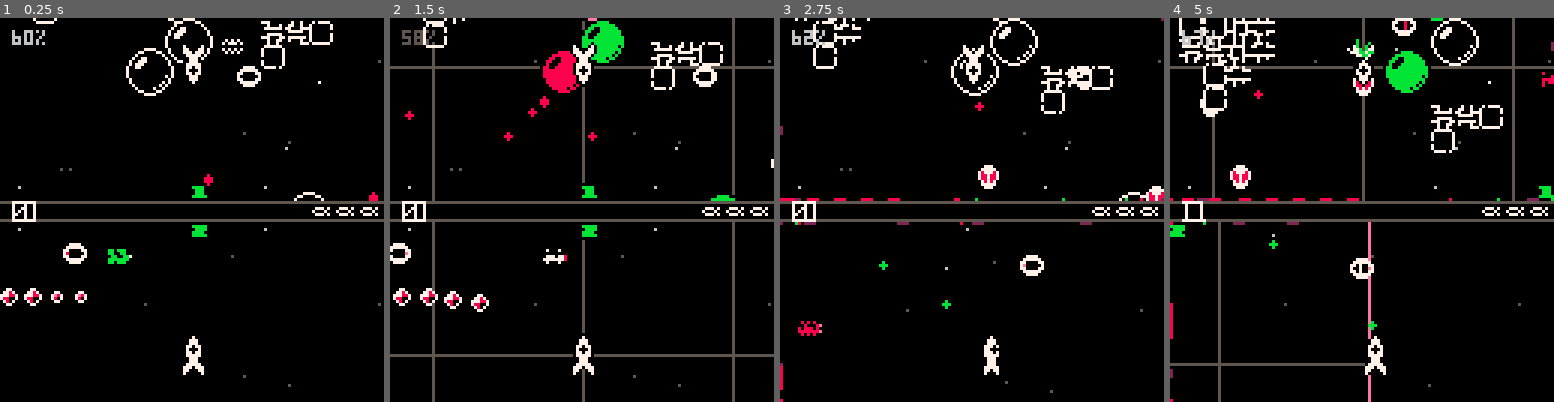
Above: before the commit, frames 1-4 (left to right).
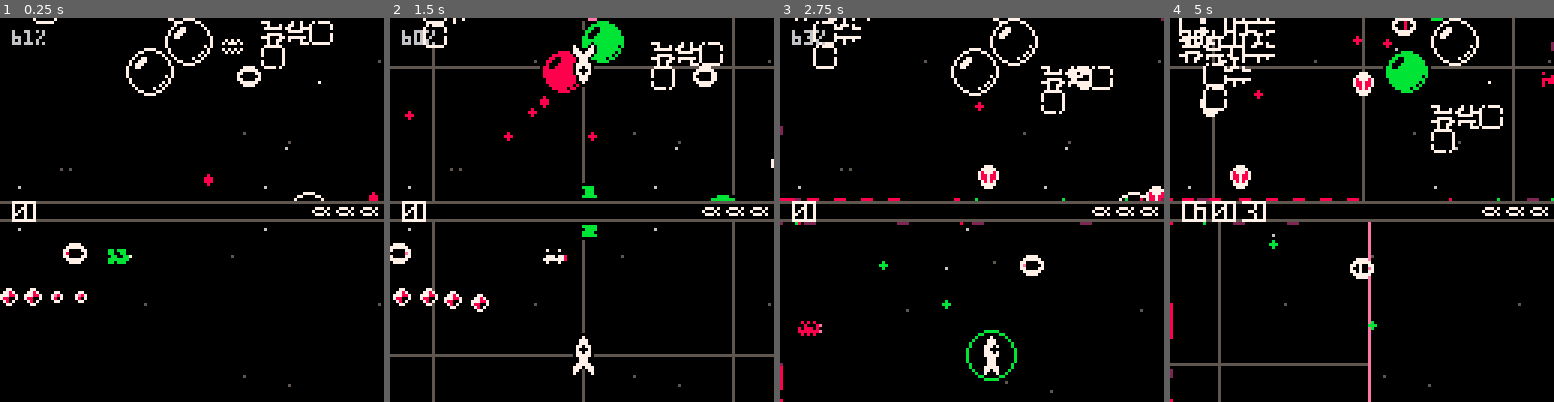
Above: after the commit, the same moments.

Repository: catnipped/friendlyfire
Game: PICO-8 cartridge friendlyfire.p8
Same seed, same stepped clock (60 frames per second), same inputs: the game is played once before the commit and once after it.
Inputs:
- Up to frame 1 (0.25 s): no input
- Up to frame 2 (1.5 s): tap O (Z key) at 0.7 s
- Up to frame 3 (2.75 s): hold Right 1.6-2.1 s; tap O (Z key) at 1.7, 2.1, 2.5 s; hold Up 2.15-2.42 s; hold Right from 2.47 s (still down)
- Up to frame 4 (5 s): tap O (Z key) every 0.4 s from 2.9 to 4.9 s; release Right at 3.03 s; hold Left 3.08-3.58 s; hold Down 3.63-3.97 s; hold Right 4.02-4.68 s; hold Up from 4.73 s (still down)

The runs differ from the first frame. In frame 1, 0.8% of the frame differs, in the area x 6-54%, y 3-93%; in frame 2, 0.2%; in frame 3, 0.6%; in frame 4, 1.6%, in the area x 0-100%, y 3-94%.

Commit message:
now you can die

Diff:
--- a/friendlyfire.p8
+++ b/friendlyfire.p8
@@ -4,8 +4,8 @@
 
 --todo
 --	turret on spacetrash
---	shield system
---  player death
+--	respawn system (fill meter with points)
+--	shield meter
 --  dash
 --	b-button ability
 --  wave system
@@ -55,10 +55,12 @@
 					y = const.bounds[1].y+50,
 				},
 				shield = true,
-				shieldrad = 9,
+				shieldrad = 8,
 				projdir = const.vector.up,
 				cooldown = -1,
-				rateoffire = {0,0.3}
+				rateoffire = {0,0.3},
+				death = false,
+				invulnerable = 0
 			},
 			{ id = 2,
 				type = "player",
@@ -72,10 +74,12 @@
 					y = const.bounds[2].y+50,
 				},
 				shield = true,
-				shieldrad = 9,
+				shieldrad = 8,
 				projdir = const.vector.down,
 				cooldown = -1,
-				rateoffire = {0,0.2}
+				rateoffire = {0,0.2},
+				death = false,
+				invulnerable = 0
 			}
 		},
 		enemies = {},
@@ -200,7 +204,7 @@
 	sectors = updatesectors(sectors, state.enemies)
 	sectors = updatesectors(sectors, state.projectiles)
 
-	lstate.players = updateplayers(lstate.players, lstate.time, events, sectors)
+	lstate = updateplayers(lstate, events, sectors, lstate.time)
 	lstate.enemies = updateenemies(lstate.enemies, lstate, events, sectors)
 	lstate.projectiles = updateprojectiles(lstate.projectiles, sectors)
 
@@ -236,14 +240,16 @@
 
 function updatesectors(sectors, entities)
 	for i in all(entities) do
-		local sector = isinsector(i.x,i.y)
-		if sectors[sector[1]] == nil then
-			sectors[sector[2]] = {}
-		end
-		if sectors[sector[1]][sector[2]] == nil then
-			sectors[sector[1]][sector[2]] = {}
-		end
-		add(sectors[sector[1]][sector[2]],i)
+		if i.death ~= true then
+			local sector = isinsector(i.x,i.y)
+			if sectors[sector[1]] == nil then
+				sectors[sector[2]] = {}
+			end
+			if sectors[sector[1]][sector[2]] == nil then
+				sectors[sector[1]][sector[2]] = {}
+			end
+			add(sectors[sector[1]][sector[2]],i)
+		end
 	end
 	return sectors
 end
@@ -285,45 +291,75 @@
 end
 
 -- player
-function updateplayers(p, time, events)
-	local lps = p
-	lps = funmap(lps, function(lp)
-		local lbounds = const.bounds[lp.id]
-		lp.x += lp.vx
-		lp.y += lp.vy
-		lp.vx = lerp(lp.vx, 0, 0.05)
-		lp.vy = lerp(lp.vy, 0, 0.05)
-
-		if btn(4,lp.id-1) and cooldowntimer(time, lp) then
-			local projgfx = function(proj)
-					local color = 7
-					if every(3,0,2) then color = proj.color end
-					circfill(proj.x,proj.y,proj.rad,color)
-			end
-			local lproj = spawnprojectile(lp,projgfx,11)
-			lp.cooldown = time
-			lp.rateoffire[1] = lp.rateoffire[2]
-			add(events,{type = "projectile", object = lproj})
-		elseif btn(4,lp.id-1) then
-			lp.rateoffire[1] = lp.rateoffire[2]
-		else
-			lp.rateoffire[1] -= 0.05
-		end
-		if btn(2,lp.id-1) then lp.vy += -0.1 end
-		if btn(3,lp.id-1) then lp.vy += 0.1 end
-		if btn(0,lp.id-1) then lp.vx += -0.1 end
-		if btn(1,lp.id-1) then lp.vx += 0.1 end
-
-		if lp.x > (lbounds.x+lbounds.w) then lp.vx -= 0.15 end
-		if lp.x < (lbounds.x) then lp.vx += 0.15 end
-		if lp.y > (lbounds.y+lbounds.h) then lp.vy -= 0.15 end
-		if lp.y < (lbounds.y) then lp.vy += 0.15 end
-		lp.vy = mid(lp.vy, -4, 4)
-		lp.vx = mid(lp.vx, -4, 4)
-		lp.cam = updatecam(lp)
+function updateplayers(state, events, sectors, time)
+	lstate = state
+	lstate.players = funmap(state.players, function(lp)
+		if lp.death == false then
+			local lbounds = const.bounds[lp.id]
+			lp.x += lp.vx
+			lp.y += lp.vy
+			lp.vx = lerp(lp.vx, 0, 0.05)
+			lp.vy = lerp(lp.vy, 0, 0.05)
+			local neighbours = myneighbours(lp.x,lp.y,sectors)
+			if playercolcheck(lp,neighbours) and isinvulnerable(lp) == false then
+				if lp.shield == true then
+					lp.shield = false
+					lp.invulnerable = state.time
+					printh("lose shield!")
+					local loseshield = spawngfx("loseshield",lp.x,lp.y)
+					add(lstate.animations,loseshield)
+				elseif isinvulnerable(lp) == false then
+					lp.death = true
+					local deathgfx = spawngfx("death",lp.x,lp.y)
+					add(lstate.animations,deathgfx)
+				end
+			end
+			if btn(4,lp.id-1) and cooldowntimer(time, lp) then
+				local projgfx = function(proj)
+						local color = 7
+						if every(3,0,2) then color = proj.color end
+						circfill(proj.x,proj.y,proj.rad,color)
+				end
+				local lproj = spawnprojectile(lp,projgfx,11)
+				lp.cooldown = time
+				lp.rateoffire[1] = lp.rateoffire[2]
+				add(events,{type = "projectile", object = lproj})
+			elseif btn(4,lp.id-1) then
+				lp.rateoffire[1] = lp.rateoffire[2]
+			else
+				lp.rateoffire[1] -= 0.05
+			end
+			if btn(2,lp.id-1) then lp.vy += -0.1 end
+			if btn(3,lp.id-1) then lp.vy += 0.1 end
+			if btn(0,lp.id-1) then lp.vx += -0.1 end
+			if btn(1,lp.id-1) then lp.vx += 0.1 end
+
+			if lp.x > (lbounds.x+lbounds.w) then lp.vx -= 0.15 end
+			if lp.x < (lbounds.x) then lp.vx += 0.15 end
+			if lp.y > (lbounds.y+lbounds.h) then lp.vy -= 0.15 end
+			if lp.y < (lbounds.y) then lp.vy += 0.15 end
+			lp.vy = mid(lp.vy, -4, 4)
+			lp.vx = mid(lp.vx, -4, 4)
+			lp.cam = updatecam(lp)
+		end
 		return lp
 	end)
-	return lps
+	return lstate
+end
+
+function isinvulnerable(p)
+	return (state.time - p.invulnerable) < 2
+end
+
+function playercolcheck(p,neighbours)
+	local lneighbours = filter(neighbours, function(n)
+		return n.type == "enemy"
+	end)
+	for n in all(lneighbours) do
+		if collisioncheck(p.x, p.y, n.x, n.y, p.rad, n.rad) then
+			return true
+		end
+	end
 end
 
 function cooldowntimer(time, p)
@@ -828,6 +864,23 @@
 		local hitgfx = spawngfx("ehit",i.object.hit.x,i.object.hit.y)
 		add(lstate.animations,hitgfx)
 
+		if i.object.hit.type == "player" then
+			for p in all(lstate.players) do
+				if i.object.hit.id == p.id then
+					if p.shield == true and isinvulnerable(p) == false then
+						p.shield = false
+						p.invulnerable = state.time
+						printh("lose shield!")
+						local loseshield = spawngfx("loseshield",i.object.hit.x,i.object.hit.y)
+						add(lstate.animations,loseshield)
+					elseif isinvulnerable(p) == false then
+						p.death = true
+						local deathgfx = spawngfx("death",i.object.hit.x,i.object.hit.y)
+						add(lstate.animations,deathgfx)
+					end
+				end
+			end
+		end
 		if i.object.hit.type == "enemy" then
 			for e in all(lstate.enemies) do
 				if i.object.hit.id == e.id then
@@ -868,6 +921,47 @@
 
 function spawngfx(type, lx, ly)
 	gfx = {}
+	if type == "loseshield" then
+			gfx = {
+			frame = 0,
+			runtime = 40,
+			x = lx,
+			y = ly,
+			gfx = function(gfx)
+				if gfx.frame == 1 then circfill(gfx.x,gfx.y,100,11) end
+				if every(gfx.frame,0,2) then
+					circ(gfx.x,gfx.y,8+gfx.frame,11)
+				end
+			end
+		}
+	end
+	if type == "death" then
+		gfx = {
+			frame = 0,
+			runtime = 40,
+			x = lx,
+			y = ly,
+			gfx = function(gfx)
+				if gfx.frame == 1 then circfill(gfx.x,gfx.y,100,0) end
+				if gfx.frame == 2 then circfill(gfx.x,gfx.y,100,7) end
+				if gfx.frame == 3 then circfill(gfx.x,gfx.y,100,8) end
+				if every(2,0,1) then
+					fillp(flr(rnd(9999)))
+					circ(gfx.x,gfx.y,gfx.frame,7)
+				end
+				if every(2,1,1) then
+					fillp(flr(rnd(9999)))
+					circ(gfx.x,gfx.y,gfx.frame-gfx.frame/8,8)
+				end
+				fillp()
+				if every(gfx.frame/2,0,2) then
+
+					circfill(gfx.x,gfx.y,gfx.frame,14)
+				end
+
+			end
+		}
+	end
 	if type == "flare" then
 		gfx = {
 			frame = 0,
@@ -958,14 +1052,19 @@
 	clip(0,y1,128,y2)
 	camera(p.cam.x-64,p.cam.y+yoffset)
 	pal()
-
 	local cambounds = {x1 = p.cam.x-64, x2 = p.cam.x+64, y1 = p.cam.y+y1+yoffset, y2 = p.cam.y+y2+yoffset}
 
 	drawstars(p)
 	drawgrid(p)
 	drawenemies(p,cambounds,y1,y2,yoffset)
 	for player in all(state.players) do
-		drawplayer(player, p, y1, y2, yoffset)
+		if player.death ~= true then
+			if isinvulnerable(player) then
+				if every(8,0,4) then drawplayer(player, p, y1, y2, yoffset) end
+			else
+				drawplayer(player, p, y1, y2, yoffset)
+			end
+		end
 	end
 	drawprojectiles(p,cambounds,y1,y2,yoffset)
 	for anim in all(state.animations) do
@@ -1022,7 +1121,9 @@
 		palt(0,false)
 		if every(60,0,40) then spr(11+p1.id,x-1,y-1) end
 	end
-	--if every(4,0,2) and p1.shield then circ(p1.x,p1.y,p1.shieldrad,3) end
+	if every(4,0,2) and p1.shield then
+		circ(p1.x,p1.y,p1.shieldrad,11)
+	end
 	palt(15,true)
 	palt(0,false)
 	if p1.id == 2 then flipy = true end
